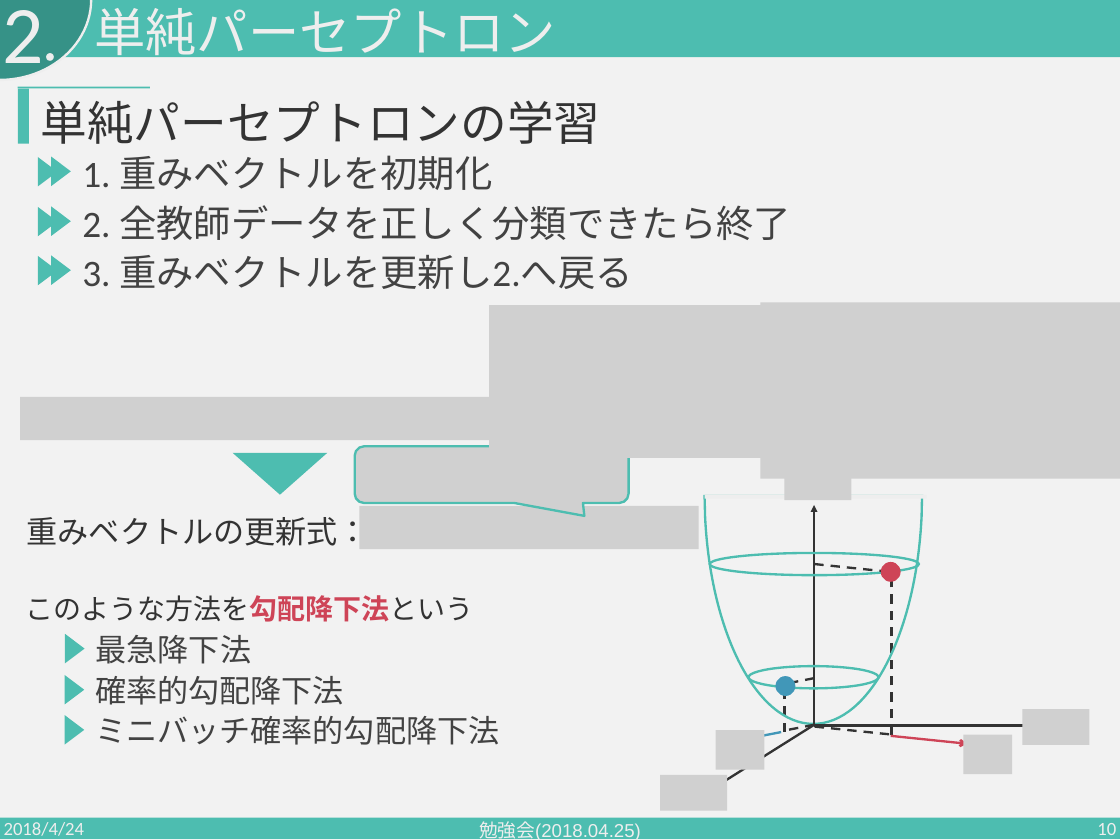
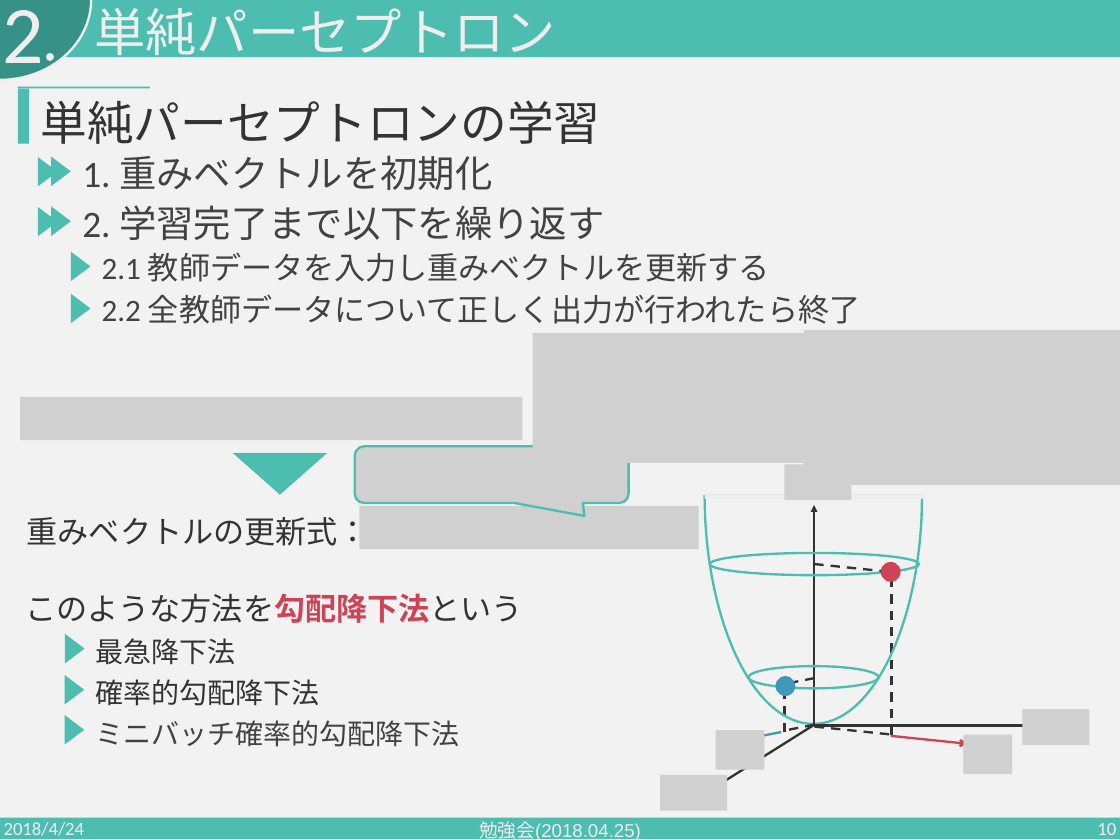
Before and after one commit to PajamaDrive/lab-study, a slide deck: slide 10 of 勉強会2018.04.25.pptx. Drawn at 1120x840 pixels with LibreOffice and Linux fonts; fonts in the diff are those of the drawing; grey boxes stand for pictures. Boxes give left, top, right and bottom in pixels: in the first picture for what was removed or moved away, otherwise in the second. Text is boxed around its words. In the diff, an @@ line names an element or a change of style, - is before the commit and + after.

```diff
--- a/勉強会2018.04.25.pptx
+++ b/勉強会2018.04.25.pptx
@@ text added at <box>82,205,604,240</box>, 48 pt, text #424242 @@
+2. 学習完了まで以下を繰り返す
@@ triangle: place and size @@
-triangle at <box>52,255,71,285</box>
+triangle at <box>71,251,91,281</box>
@@ text at <box>102,252,770,282</box>: text changed; size 48 to 40 pt @@
-3. 重みベクトルを更新し2.へ戻る
+2.1 教師データを入力し重みベクトルを更新する
@@ triangle: place and size @@
-triangle at <box>38,256,58,286</box>
+triangle at <box>71,293,91,323</box>
@@ text at <box>102,294,860,324</box>: text changed; size 48 to 40 pt @@
-2. 全教師データを正しく分類できたら終了
+2.2 全教師データについて正しく出力が行われたら終了
@@ picture: place and size @@
-picture at <box>489,305,772,458</box>
+picture at <box>533,333,815,463</box>
@@ picture: place and size @@
-picture at <box>760,302,1120,479</box>
+picture at <box>804,330,1120,485</box>
@@ text "このような方法を勾配降下法という" at <box>25,593,522,623</box>: size 36 to 40 pt @@
@@ text "最急降下法" at <box>96,638,236,665</box>: size 40 to 36 pt, text colour #424242 to #333333 @@
@@ text "確率的勾配降下法" at <box>95,679,319,706</box>: size 40 to 36 pt, text colour #424242 to #333333 @@
@@ text "ミニバッチ確率的勾配降下法" at <box>95,720,459,747</box>: size 40 to 36 pt @@
```
Also in this commit, not shown: 16 other slides changed, 2 slides added.
